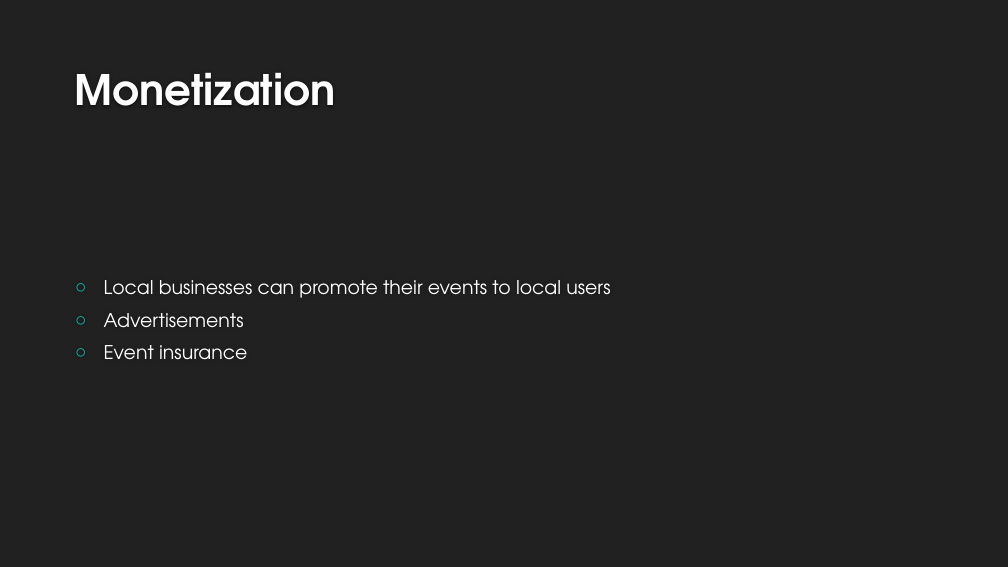
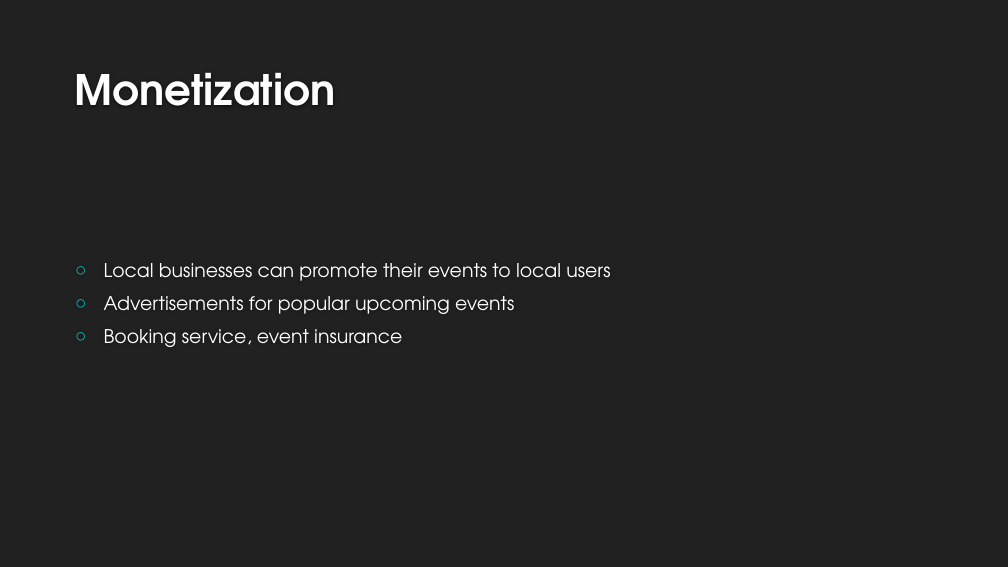
Before and after one commit to Joehill27/CalendarShare, a slide deck: slide 12 of Documentation/Group 9 Large Pitch Presentation.pptx. Drawn at 1008x567 pixels with LibreOffice and Linux fonts; fonts in the diff are those of the drawing; background and template pictures are left out. Boxes give left, top, right and bottom in pixels: in the first picture for what was removed or moved away, otherwise in the second. Text is boxed around its words. In the diff, an @@ line names an element or a change of style, - is before the commit and + after.

Commit message:
Updated PowerPoint

```diff
--- a/Documentation/Group 9 Large Pitch Presentation.pptx
+++ b/Documentation/Group 9 Large Pitch Presentation.pptx
@@ text at [104,296,514,347]: text changed @@
-○ Advertisements
-○ Event insurance
+○ Advertisements for popular upcoming events
+○ Booking service, event insurance
```
